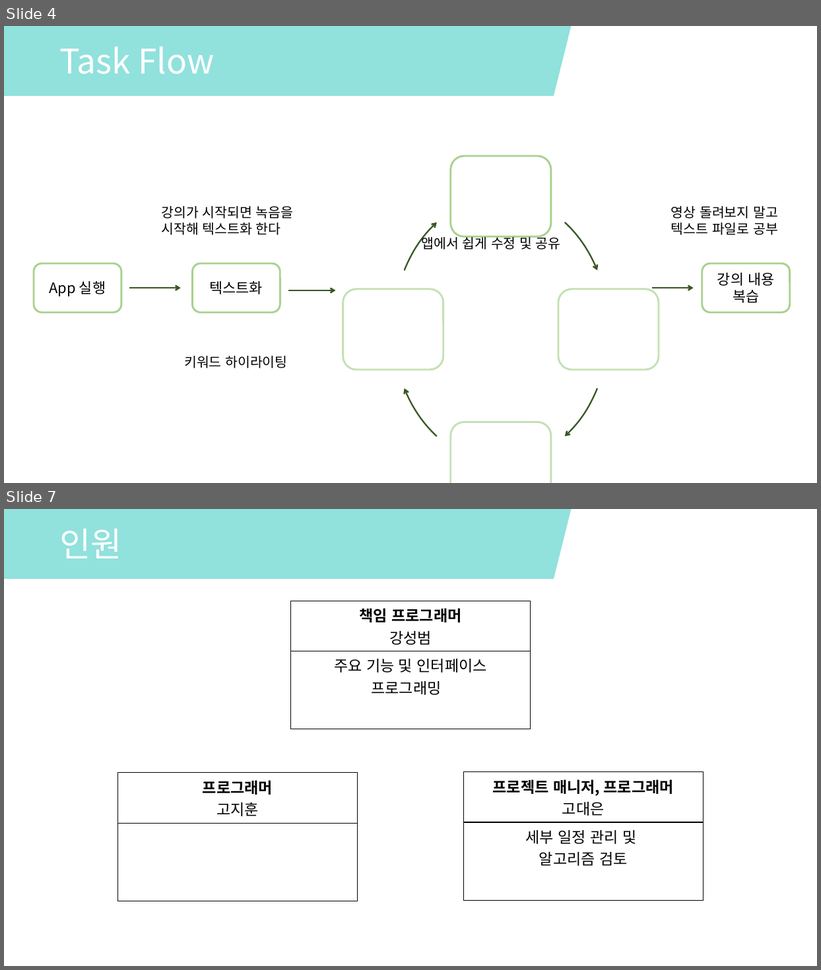
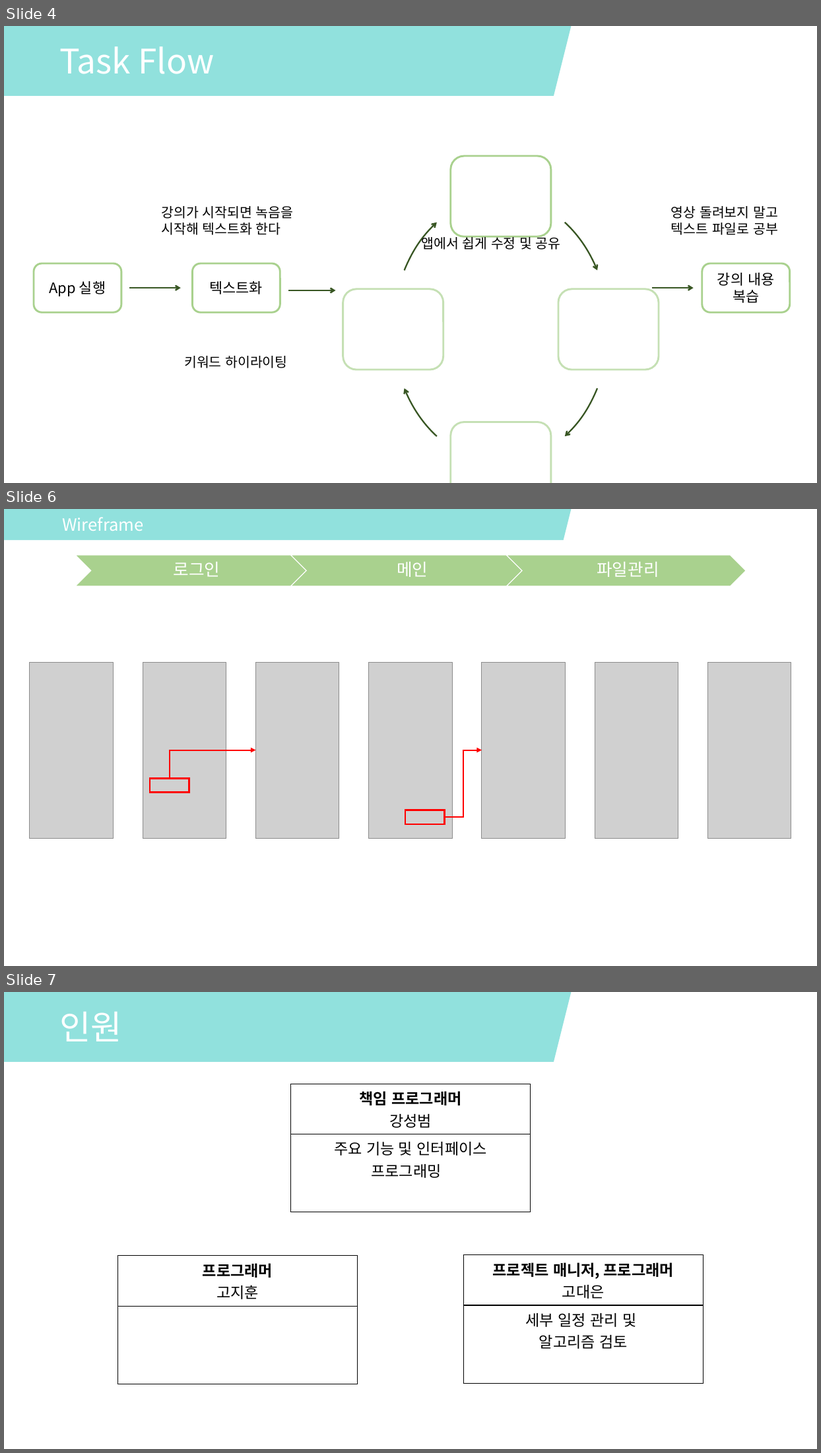
Before and after one commit to kang-seongbeom/Easy-Application, a slide deck: TaskFlow.pptx. Shown one above the other, each under a label of ours: slides 4 and 7 before the commit, slides 4, 6 and 7 after it; the slides between them are not shown. The pictures are 821x970 and 821x1453 pixels, drawn with LibreOffice and Linux fonts; fonts in the diff are those of the drawing; grey boxes stand for pictures. Boxes give left, top, right and bottom in pixels: in the first picture for what was removed or moved away, otherwise in the second. Text is boxed around its words. In the diff, an @@ line names an element or a change of style, - is before the commit and + after.

Commit message:
Add Wireframe

```diff
--- a/TaskFlow.pptx
+++ b/TaskFlow.pptx
@@ slide 6 added at [4,509,817,966], background #FFFFFF @@
@@ parallelogram added at [4,509,572,540], fill #76DAD5 at 80% opacity @@
@@ text added at [62,517,144,531], 20 pt, text #FFFFFF @@
+Wireframe
@@ group added at [75,555,746,586]: 3 chevrons, 3 texts @@
+로그인
+메인
+파일관리
@@ group added at [30,662,791,838]: 7 pictures @@
@@ elbow arrow added from (169, 779) to (256, 751), #FF0000 1.5 pt @@
@@ elbow arrow added from (444, 818) to (482, 751), #FF0000 1.5 pt @@
@@ rectangle added at [150,779,189,793], outline #FF0000 2 pt @@
@@ rectangle added at [405,811,444,824], outline #FF0000 2 pt @@
```
Also in this commit, not shown: 1 slide changed, 1 slide removed.
